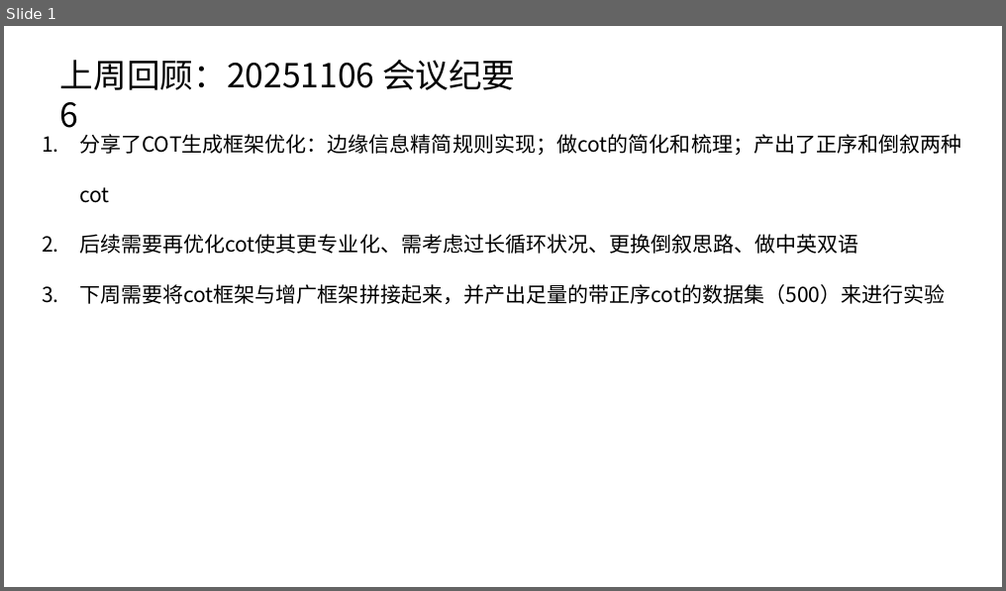
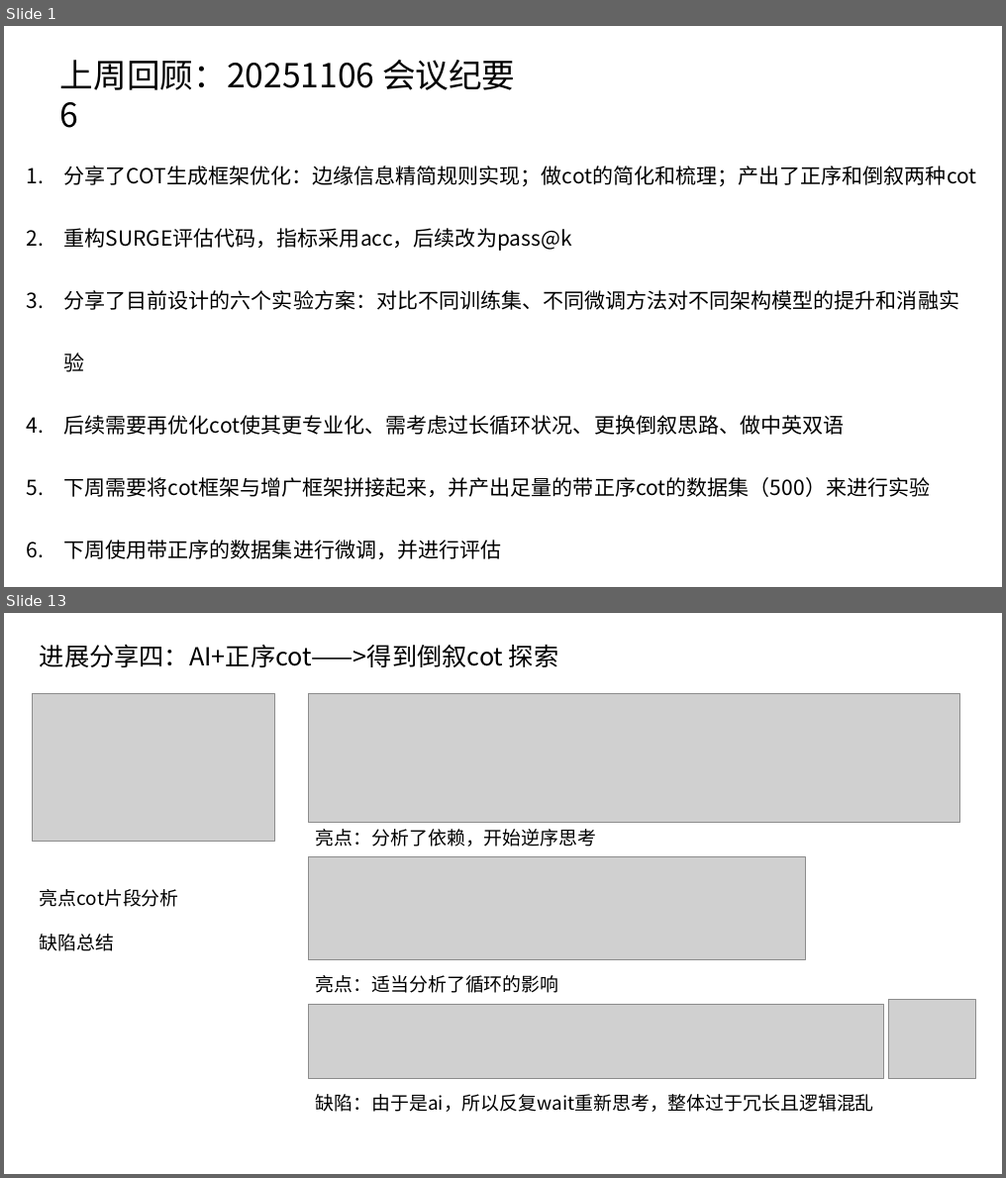
Before and after one commit to caoye04/TreecEva, a slide deck: 组会记录/组会1113.pptx. Shown one above the other, each under a label of ours: slide 1 before the commit, slides 1 and 13 after it; the slides between them are not shown. The pictures are 1006x591 and 1006x1178 pixels, drawn with LibreOffice and Linux fonts; fonts in the diff are those of the drawing; grey boxes stand for pictures. Boxes give left, top, right and bottom in pixels: in the first picture for what was removed or moved away, otherwise in the second. Text is boxed around its words. In the diff, an @@ line names an element or a change of style, - is before the commit and + after.

```diff
--- a/组会记录/组会1113.pptx
+++ b/组会记录/组会1113.pptx
@@ slide 13 added at [4,613,1002,1174], background #FFFFFF @@
@@ text added at [40,644,558,667], 24 pt, text #000000 @@
+进展分享四：AI+正序cot——>得到倒叙cot 探索
@@ picture added at [33,694,274,842] @@
@@ picture added at [309,694,960,823] @@
@@ text added at [316,829,596,847], 18 pt, text #000000 @@
+亮点：分析了依赖，开始逆序思考
@@ picture added at [309,857,806,960] @@
@@ text added at [40,889,179,952], 18 pt, text #000000 @@
+亮点cot片段分析
+缺陷总结
@@ text added at [316,975,559,993], 18 pt, text #000000 @@
+亮点：适当分析了循环的影响
@@ picture added at [309,1004,884,1078] @@
@@ picture added at [888,999,976,1078] @@
@@ text added at [316,1094,874,1112], 18 pt, text #000000 @@
+缺陷：由于是ai，所以反复wait重新思考，整体过于冗长且逻辑混乱
@@ slide 1 changed as well @@
@@ text "分享了COT生成框架优化：边缘信息精简规则实现；做cot的简化和梳理；产出了正序和倒叙两种cot": place and size @@
-text "分享了COT生成框架优化：边缘信息精简规则实现；做cot的简化和梳理；产出了正序和倒叙两种cot" at [79,134,961,304]
+text "分享了COT生成框架优化：边缘信息精简规则实现；做cot的简化和梳理；产出了正序和倒叙两种cot" at [64,166,977,560]
@@ text at [64,166,977,497]: line spacing 2 to 2.5 @@
@@ text at [64,228,959,372]: paragraphs added @@
+2. 重构SURGE评估代码，指标采用acc，后续改为pass@k
+3. 分享了目前设计的六个实验方案：对比不同训练集、不同微调方法对不同架构模型的提升和消融实验
@@ text at [64,540,502,560]: paragraph added @@
+6. 下周使用带正序的数据集进行微调，并进行评估
```
Also in this commit, not shown: 1 other slide changed, 14 other slides added, 17 slides removed, 20 other files.
